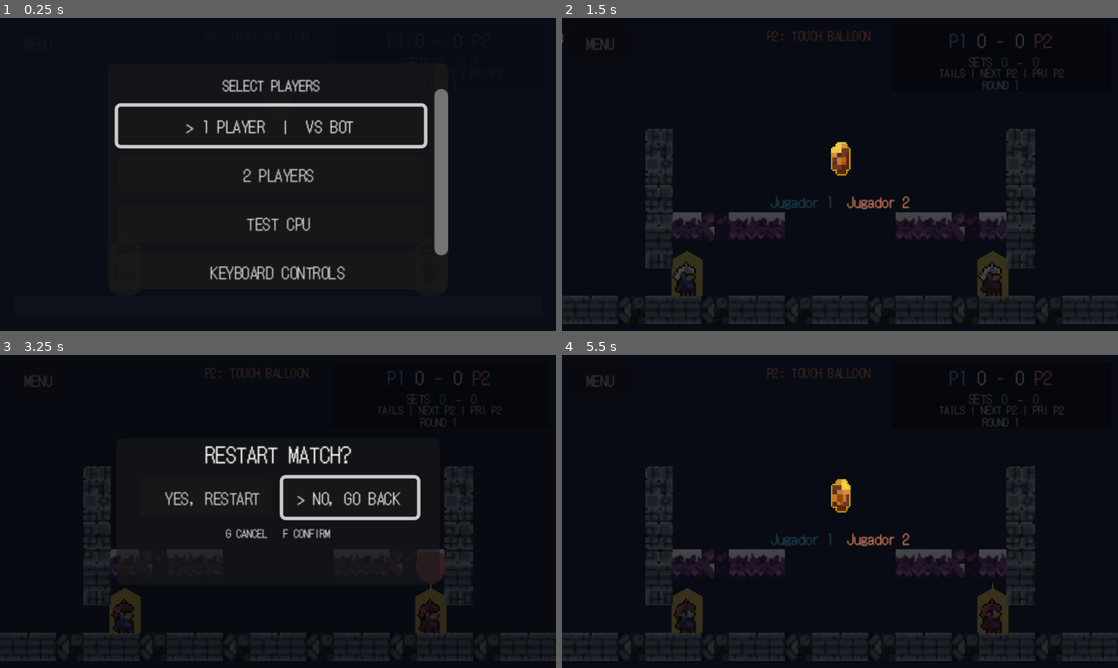
Above: before the commit, frames 1-4 (two rows, left to right).
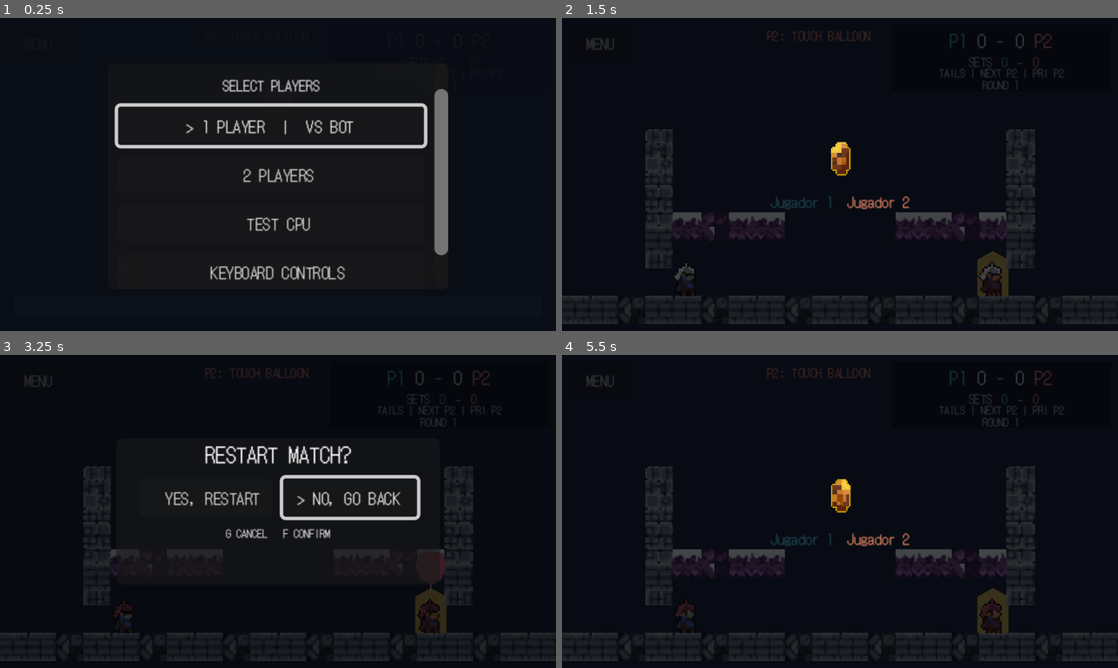
Above: after the commit, the same moments.

Repository: JeissonR115/keepy-uppy
Game: Godot game, scene res://src/scenes/main/main.tscn
Same seed, same stepped clock (60 frames per second), same inputs: the game is played once before the commit and once after it.
Inputs:
- Up to frame 1 (0.25 s): no input
- Up to frame 2 (1.5 s): click "> 1 PLAYER | VS BOT" at 0.5 s; click "Classic Court" at 1.25 s
- Up to frame 3 (3.25 s): click "MENU" at 2 s; click "RESTART" at 2.75 s
- Up to frame 4 (5.5 s): click "YES, RESTART" at 3.5 s; click "> 1 PLAYER | VS BOT" at 4.25 s; click "Classic Court" at 5 s

The runs differ from the first frame. In frame 2, 0.4% of the frame differs, in the area x 0-85%, y 4-90%; in frame 3, 0.4%; in frame 4, 0.4%.

Commit message:
detallitos

Diff:
--- /dev/null
+++ b/assets/sprites/Animations/ballow/balloon_explosion_frames.tres
@@ -0,0 +1,74 @@
+[gd_resource type="SpriteFrames" load_steps=11 format=3]
+
+[ext_resource type="Texture2D" path="res://assets/sprites/Animations/ballow/Free Smoke Fx  Pixel 06.png" id="1_atlas"]
+
+[sub_resource type="AtlasTexture" id="AtlasTexture_0"]
+atlas = ExtResource("1_atlas")
+region = Rect2(192, 0, 64, 64)
+
+[sub_resource type="AtlasTexture" id="AtlasTexture_1"]
+atlas = ExtResource("1_atlas")
+region = Rect2(256, 0, 64, 64)
+
+[sub_resource type="AtlasTexture" id="AtlasTexture_2"]
+atlas = ExtResource("1_atlas")
+region = Rect2(320, 0, 64, 64)
+
+[sub_resource type="AtlasTexture" id="AtlasTexture_3"]
+atlas = ExtResource("1_atlas")
+region = Rect2(384, 0, 64, 64)
+
+[sub_resource type="AtlasTexture" id="AtlasTexture_4"]
+atlas = ExtResource("1_atlas")
+region = Rect2(448, 0, 64, 64)
+
+[sub_resource type="AtlasTexture" id="AtlasTexture_5"]
+atlas = ExtResource("1_atlas")
+region = Rect2(512, 0, 64, 64)
+
+[sub_resource type="AtlasTexture" id="AtlasTexture_6"]
+atlas = ExtResource("1_atlas")
+region = Rect2(576, 0, 64, 64)
+
+[sub_resource type="AtlasTexture" id="AtlasTexture_7"]
+atlas = ExtResource("1_atlas")
+region = Rect2(640, 0, 64, 64)
+
+[sub_resource type="AtlasTexture" id="AtlasTexture_8"]
+atlas = ExtResource("1_atlas")
+region = Rect2(704, 0, 64, 64)
+
+[resource]
+animations = [{
+"frames": [{
+"duration": 1.0,
+"texture": SubResource("AtlasTexture_0")
+}, {
+"duration": 1.0,
+"texture": SubResource("AtlasTexture_1")
+}, {
+"duration": 1.0,
+"texture": SubResource("AtlasTexture_2")
+}, {
+"duration": 1.0,
+"texture": SubResource("AtlasTexture_3")
+}, {
+"duration": 1.0,
+"texture": SubResource("AtlasTexture_4")
+}, {
+"duration": 1.0,
+"texture": SubResource("AtlasTexture_5")
+}, {
+"duration": 1.0,
+"texture": SubResource("AtlasTexture_6")
+}, {
+"duration": 1.0,
+"texture": SubResource("AtlasTexture_7")
+}, {
+"duration": 1.0,
+"texture": SubResource("AtlasTexture_8")
+}],
+"loop": 0,
+"name": &"explode",
+"speed": 12.0
+}]
--- a/src/models/balloon/balloon_controller.gd
+++ b/src/models/balloon/balloon_controller.gd
@@ -35,7 +35,8 @@
 
 @onready var player_contact_area: Area2D = $PlayerContactArea
 @onready var visual: Polygon2D = $Visual
-@onready var ground_burst: Polygon2D = $GroundBurst
+@onready var string_visual: Line2D = $String
+@onready var ground_burst: AnimatedSprite2D = $GroundBurst
 @onready var balloon_collision_shape: CollisionShape2D = $CollisionShape2D
 @onready var player_contact_shape: CollisionShape2D = $PlayerContactArea/CollisionShape2D
 @onready var audio_manager: Node = get_node("/root/AudioManager")
@@ -48,7 +49,6 @@
 var default_visual_color: Color
 var current_turn_color: Color = Color.WHITE
 var impact_tween: Tween
-var burst_tween: Tween
 var player_contact_cooldowns: Dictionary = {}
 var pending_contact_impulses: Dictionary = {}
 var downward_warning_time_left: float = 0.0
@@ -75,6 +75,7 @@
 	body_entered.connect(_on_body_entered)
 	player_contact_area.body_entered.connect(_on_player_contact_area_body_entered)
 	player_contact_area.body_exited.connect(_on_player_contact_area_body_exited)
+	ground_burst.animation_finished.connect(_on_ground_burst_animation_finished)
 
 
 func _physics_process(delta: float) -> void:
@@ -132,8 +133,10 @@
 	clear_downward_warning()
 	if impact_tween != null and impact_tween.is_running():
 		impact_tween.kill()
+	freeze = false
 	visual.color = default_visual_color
 	visual.visible = true
+	string_visual.visible = true
 	balloon_collision_shape.set_deferred("disabled", false)
 	player_contact_area.monitoring = true
 	player_contacts_armed = false
@@ -149,11 +152,9 @@
 	spike_contact_reported = false
 	player_contact_cooldowns.clear()
 	pending_contact_impulses.clear()
-	if burst_tween != null and burst_tween.is_running():
-		burst_tween.kill()
+	ground_burst.stop()
+	ground_burst.frame = 0
 	ground_burst.visible = false
-	ground_burst.scale = Vector2.ONE
-	ground_burst.modulate = Color.WHITE
 
 
 func prepare_for_round() -> void:
@@ -161,8 +162,12 @@
 	if impact_tween != null and impact_tween.is_running():
 		impact_tween.kill()
 	visual.visible = false
+	string_visual.visible = false
 	balloon_collision_shape.set_deferred("disabled", true)
 	player_contact_area.monitoring = false
+	ground_burst.stop()
+	ground_burst.frame = 0
+	ground_burst.visible = false
 	player_contacts_armed = false
 	setup_overlap_player_ids.clear()
 	waiting_for_first_touch = true
@@ -273,10 +278,8 @@
 		and scoring_ground_contact_from_above
 		and not ground_contact_reported
 	):
-		ground_contact_reported = true
-		_play_ground_burst()
-		audio_manager.call("play_gameplay_event", "balloon_explode", global_position)
-		ground_touched.emit()
+		if _begin_balloon_impact():
+			ground_touched.emit()
 
 
 func apply_trampoline_bounce() -> void:
@@ -285,30 +288,40 @@
 
 
 func explode_on_spikes() -> void:
-	if not player_contacts_armed or spike_contact_reported:
+	if not player_contacts_armed or spike_contact_reported or ground_contact_reported:
+		return
+	if not _begin_balloon_impact():
 		return
 	spike_contact_reported = true
+	spikes_touched.emit()
+
+
+func _begin_balloon_impact() -> bool:
+	if ground_contact_reported:
+		return false
 	ground_contact_reported = true
 	disarm_player_contacts()
 	balloon_collision_shape.set_deferred("disabled", true)
 	visual.visible = false
+	string_visual.visible = false
+	linear_velocity = Vector2.ZERO
+	angular_velocity = 0.0
+	gravity_scale = 0.0
+	set_deferred("freeze", true)
 	_play_ground_burst()
 	audio_manager.call("play_gameplay_event", "balloon_explode", global_position)
-	spikes_touched.emit()
+	return true
 
 
 func _play_ground_burst() -> void:
-	if burst_tween != null and burst_tween.is_running():
-		burst_tween.kill()
+	ground_burst.stop()
+	ground_burst.frame = 0
 	ground_burst.visible = true
-	ground_burst.scale = Vector2(0.25, 0.25)
-	ground_burst.modulate = Color.WHITE
-	burst_tween = create_tween()
-	burst_tween.set_parallel(true)
-	burst_tween.tween_property(ground_burst, "scale", Vector2(1.5, 1.5), 0.24)
-	burst_tween.tween_property(ground_burst, "modulate:a", 0.0, 0.24)
-	burst_tween.set_parallel(false)
-	burst_tween.tween_callback(func() -> void: ground_burst.visible = false)
+	ground_burst.play("explode")
+
+
+func _on_ground_burst_animation_finished() -> void:
+	ground_burst.visible = false
 
 
 func show_contact_pixel(world_position: Vector2) -> void:
--- a/src/models/balloon/balloon_placeholder.tscn
+++ b/src/models/balloon/balloon_placeholder.tscn
@@ -1,6 +1,7 @@
 [gd_scene format=3 uid="uid://dn4srepj42unf"]
 
 [ext_resource type="Script" uid="uid://dey8rns3rkrw0" path="res://src/models/balloon/balloon_controller.gd" id="1_balloon_controller"]
+[ext_resource type="SpriteFrames" path="res://assets/sprites/Animations/ballow/balloon_explosion_frames.tres" id="2_explosion_frames"]
 
 [sub_resource type="PhysicsMaterial" id="PhysicsMaterial_balloon"]
 friction = 0.3
@@ -27,11 +28,12 @@
 color = Color(0.972549, 0.443137, 0.482353, 1)
 polygon = PackedVector2Array(0, -9, 7, -8, 9, 0, 6, 7, 0, 10, -6, 7, -9, 0, -7, -8)
 
-[node name="GroundBurst" type="Polygon2D" parent="." unique_id=160337997]
+[node name="GroundBurst" type="AnimatedSprite2D" parent="." unique_id=160337997]
 visible = false
 z_index = 2
-color = Color(1, 0.843137, 0.372549, 1)
-polygon = PackedVector2Array(0, -14, 3, -6, 10, -10, 7, -3, 14, 0, 7, 3, 10, 10, 3, 6, 0, 14, -3, 6, -10, 10, -7, 3, -14, 0, -7, -3, -10, -10, -3, -7)
+sprite_frames = ExtResource("2_explosion_frames")
+animation = &"explode"
+frame = 0
 
 [node name="CollisionShape2D" type="CollisionShape2D" parent="." unique_id=1011081987]
 shape = SubResource("CircleShape2D_balloon")
--- a/src/models/player/player_controller.gd
+++ b/src/models/player/player_controller.gd
@@ -142,7 +142,7 @@
 	if not can_accept_gameplay_input:
 		horizontal_input = 0.0
 
-	if not is_zero_approx(horizontal_input):
+	if movement_state != MovementState.CLIMB and not is_zero_approx(horizontal_input):
 		facing_direction = Vector2.RIGHT if horizontal_input > 0.0 else Vector2.LEFT
 
 	if movement_state == MovementState.DASH and dash_freeze_timer > 0.0:
@@ -234,6 +234,7 @@
 		if jump_buffer_timer > 0.0 and wall_jump_direction != 0.0:
 			ClimbTechniques.perform_wall_jump(self, MovementConstants, wall_jump_direction, true)
 			wall_jump_started = true
+			grounded = false
 		elif not grab_held or climb_wall_direction == 0.0 or climb_stamina <= 0.0:
 			movement_state = MovementState.NORMAL
 		else:
@@ -244,7 +245,11 @@
 				delta
 			)
 	elif movement_state == MovementState.NORMAL:
-		if grab_held and climb_wall_direction != 0.0 and climb_stamina > 0.0:
+		if jump_buffer_timer > 0.0 and wall_jump_direction != 0.0:
+			ClimbTechniques.perform_wall_jump(self, MovementConstants, wall_jump_direction, false)
+			wall_jump_started = true
+			grounded = false
+		elif grab_held and climb_wall_direction != 0.0 and climb_stamina > 0.0:
 			movement_state = MovementState.CLIMB
 			ClimbTechniques.update_climb_state(
 				self,
@@ -252,9 +257,6 @@
 				input_reader.vertical_intent(bot_enabled, bot_active, cpu_intents.down),
 				delta
 			)
-		elif jump_buffer_timer > 0.0 and wall_jump_direction != 0.0:
-			ClimbTechniques.perform_wall_jump(self, MovementConstants, wall_jump_direction, false)
-			wall_jump_started = true
 
 	if force_move_timer > 0.0:
 		horizontal_input = force_move_x
--- a/src/models/player/player_placeholder.tscn
+++ b/src/models/player/player_placeholder.tscn
@@ -21,6 +21,7 @@
 visual_profile = ExtResource("7_profile")
 
 [node name="PriorityIndicator" type="Polygon2D" parent="." unique_id=441771129]
+visible = false
 z_index = -1
 color = Color(1, 0.839216, 0.317647, 0.8)
 polygon = PackedVector2Array(-9, -13, 0, -18, 9, -13, 9, 13, 0, 18, -9, 13)
--- a/tests/test_balloon_burst.gd
+++ b/tests/test_balloon_burst.gd
@@ -1,8 +1,19 @@
 extends SceneTree
+
+var ground_touch_count: int = 0
+var spike_touch_count: int = 0
 
 
 func _initialize() -> void:
 	call_deferred("_run_test")
+
+
+func _on_ground_touched() -> void:
+	ground_touch_count += 1
+
+
+func _on_spikes_touched() -> void:
+	spike_touch_count += 1
 
 
 func _expect(condition: bool, message: String) -> bool:
@@ -27,7 +38,32 @@
 	var arena: Node = main_scene.get_node("Arena")
 	var balloon: RigidBody2D = arena.get_node("Balloon")
 	var manager: Node = arena.get_node("MatchManager")
-	manager.round_intermission = 0.5
+	balloon.ground_touched.connect(_on_ground_touched)
+	balloon.spikes_touched.connect(_on_spikes_touched)
+	var explosion := balloon.get_node("GroundBurst") as AnimatedSprite2D
+	var explosion_frames := explosion.sprite_frames
+	if not _expect(
+		explosion_frames.has_animation("explode")
+		and explosion_frames.get_frame_count("explode") == 9
+		and not explosion_frames.get_animation_loop("explode")
+		and is_equal_approx(explosion_frames.get_animation_speed("explode"), 12.0),
+		"Balloon explosion animation is missing, looping, or has the wrong frame count/speed."
+	):
+		return
+	for frame_index in explosion_frames.get_frame_count("explode"):
+		var frame_texture := explosion_frames.get_frame_texture(
+			"explode", frame_index
+		) as AtlasTexture
+		var expected_region := Rect2(192 + frame_index * 64, 0, 64, 64)
+		if not _expect(
+			frame_texture != null
+			and frame_texture.region == expected_region
+			and frame_texture.get_size() == Vector2(64, 64),
+			"Explosion frame %s did not use the expected 64x64 atlas region." % frame_index
+		):
+			return
+
+	manager.round_intermission = 1.0
 	balloon.get_node("PlayerContactArea").monitoring = false
 	manager.set_next_server(arena.get_node("Player1"))
 	manager.last_valid_toucher = arena.get_node("Player2")
@@ -37,30 +73,115 @@
 		if balloon.ground_contact_reported:
 			break
 		await physics_frame
-	if not _expect(balloon.ground_contact_reported and balloon.ground_burst.visible, "Scoring-floor contact did not show the balloon burst."):
+	if not _expect(
+		balloon.ground_contact_reported
+		and explosion.visible
+		and not balloon.visual.visible
+		and not balloon.get_node("String").visible
+		and is_zero_approx(balloon.linear_velocity.length()),
+		"Scoring-floor contact did not immediately hide and stop the balloon while showing the explosion."
+	):
 		return
 	await process_frame
 	if not _expect(
 		manager.match_state == manager.MatchState.ROUND_OVER
-		and manager.player_2_score == 1,
+		and manager.player_2_score == 1
+		and ground_touch_count == 1
+		and balloon.freeze
+		and (balloon.get_node("CollisionShape2D") as CollisionShape2D).disabled
+		and not (balloon.get_node("PlayerContactArea") as Area2D).monitoring,
 		"The burst delayed floor scoring or failed to end the point."
 	):
 		return
-	balloon._on_body_entered(arena.get_node("ScoringGround"))
-	await create_timer(0.28).timeout
+	var scoring_ground: Node = get_first_node_in_group("scoring_ground")
+	if not _expect(scoring_ground != null, "The active level has no scoring ground."):
+		return
+	balloon._on_body_entered(scoring_ground)
 	if not _expect(
-		manager.player_2_score == 1 and not balloon.ground_burst.visible,
+		ground_touch_count == 1 and explosion.is_playing(),
+		"Repeated floor contact emitted another event or restarted the explosion."
+	):
+		return
+	await explosion.animation_finished
+	if not _expect(
+		manager.player_2_score == 1
+		and ground_touch_count == 1
+		and not explosion.visible,
 		"Repeated floor contact scored twice or the burst did not finish."
 	):
 		return
-	await create_timer(0.28).timeout
+	for _frame in range(90):
+		if manager.match_state == manager.MatchState.ACTIVE and not balloon.ground_contact_reported:
+			break
+		await physics_frame
 	if not _expect(
 		manager.match_state == manager.MatchState.ACTIVE
 		and not balloon.ground_contact_reported
-		and not balloon.ground_burst.visible,
+		and not explosion.visible
+		and not balloon.freeze
+		and balloon.visual.visible
+		and balloon.get_node("String").visible
+		and not (balloon.get_node("CollisionShape2D") as CollisionShape2D).disabled,
 		"The burst or ground-contact guard did not reset for the next point."
 	):
 		return
 
-	print("Single floor burst, immediate scoring, duplicate suppression, and next-point reset verified.")
+	balloon.arm_for_serve()
+	balloon.linear_velocity = Vector2(30.0, 40.0)
+	balloon.explode_on_spikes()
+	if not _expect(
+		spike_touch_count == 1
+		and ground_touch_count == 1
+		and balloon.spike_contact_reported
+		and balloon.ground_contact_reported
+		and not balloon.visual.visible
+		and not balloon.get_node("String").visible
+		and explosion.visible
+		and is_zero_approx(balloon.linear_velocity.length()),
+		"Spike impact did not hide and stop the balloon while playing the shared explosion."
+	):
+		return
+	await process_frame
+	if not _expect(
+		balloon.freeze
+		and (balloon.get_node("CollisionShape2D") as CollisionShape2D).disabled
+		and not (balloon.get_node("PlayerContactArea") as Area2D).monitoring,
+		"Spike impact did not disable balloon collision and player contacts."
+	):
+		return
+	for _frame in range(7):
+		await physics_frame
+	var frame_before_duplicate := explosion.frame
+	balloon.explode_on_spikes()
+	if not _expect(
+		spike_touch_count == 1
+		and ground_touch_count == 1
+		and explosion.frame == frame_before_duplicate,
+		"Repeated spike contact emitted another event or restarted the explosion."
+	):
+		return
+	await explosion.animation_finished
+	if not _expect(
+		not explosion.visible and spike_touch_count == 1 and ground_touch_count == 1,
+		"The shared spike explosion did not finish exactly once."
+	):
+		return
+	for _frame in range(90):
+		if manager.match_state == manager.MatchState.ACTIVE and not balloon.ground_contact_reported:
+			break
+		await physics_frame
+	if not _expect(
+		manager.match_state == manager.MatchState.ACTIVE
+		and not balloon.ground_contact_reported
+		and not balloon.spike_contact_reported
+		and not balloon.freeze
+		and balloon.visual.visible
+		and balloon.get_node("String").visible
+		and not (balloon.get_node("CollisionShape2D") as CollisionShape2D).disabled
+		and not explosion.visible,
+		"Spike impact state was not cleared when the next round reset."
+	):
+		return
+
+	print("Shared floor/spike explosion, immediate hiding, duplicate suppression, and reset verified.")
 	quit()
--- a/tests/test_player_wall_climb.gd
+++ b/tests/test_player_wall_climb.gd
@@ -27,6 +27,8 @@
 	main_scene.get_node("PlayerCountMenu")._select_level("classic")
 
 	var arena: Node = main_scene.get_node("Arena")
+	var balloon: BalloonController = arena.get_node("Balloon")
+	balloon.prepare_for_round()
 	var player_1: CharacterBody2D = arena.get_node("Player1")
 	var player_2: CharacterBody2D = main_scene.get_node("Arena/Player2")
 	var climb_wall := StaticBody2D.new()
@@ -212,7 +214,15 @@
 		player_1.movement_state == PlayerController.MovementState.NORMAL
 		and upward_climb_ticks >= 141
 		and upward_climb_ticks <= 150,
-		"Upward climbing duration did not match the approximately 2.4 second stamina budget."
+		"Upward climbing duration did not match the approximately 2.4 second stamina budget: ticks=%s state=%s stamina=%s velocity=%s position=%s wall=%s grab=%s." % [
+			upward_climb_ticks,
+			player_1.movement_state,
+			player_1.climb_stamina,
+			player_1.velocity,
+			player_1.global_position,
+			player_1._climbable_wall_direction_within(MovementConstants.CLIMB_CHECK_DIST),
+			Input.is_action_pressed("player_1_grab"),
+		]
 	):
 		return
 	Input.action_release("player_1_grab")
@@ -239,5 +249,96 @@
 		"Stationary climbing duration did not match the approximately 11 second stamina budget."
 	):
 		return
-	print('Wall slide/jump, climb stamina, corner correction, and stamina endurance verified.')
+
+	Input.action_release("player_1_left")
+	Input.action_release("player_1_right")
+	player_1.reset_for_round(Vector2(14, 152))
+	for _frame in range(2):
+		await physics_frame
+	Input.action_press("player_1_left")
+	for _frame in range(8):
+		await physics_frame
+	if not _expect(
+		player_1.is_on_floor()
+		and player_1.global_position.x >= 11.0
+		and player_1.velocity.x <= 0.0,
+		"Grounded wall contact caused a passive rebound or failed to stop at the wall."
+	):
+		return
+	Input.action_release("player_1_left")
+	Input.action_press("player_1_grab")
+	Input.action_press("player_1_jump")
+	for _frame in range(3):
+		await physics_frame
+		if player_1.velocity.x > 0.0:
+			break
+	if not _expect(
+		not player_1.is_on_floor()
+		and player_1.movement_state == PlayerController.MovementState.NORMAL
+		and is_equal_approx(player_1.velocity.x, MovementConstants.WALL_JUMP_H)
+		and is_equal_approx(player_1.velocity.y, MovementConstants.JUMP_SPEED),
+		"Grounded wall jump failed: state=%s velocity=%s floor=%s position=%s wall_direction=%s jump_buffer=%s." % [
+			player_1.movement_state,
+			player_1.velocity,
+			player_1.is_on_floor(),
+			player_1.global_position,
+			player_1._wall_direction_within(MovementConstants.WALL_CHECK_DIST),
+			player_1.jump_buffer_timer,
+		]
+	):
+		return
+	Input.action_release("player_1_jump")
+	Input.action_release("player_1_grab")
+
+	player_1.reset_for_round(Vector2(14, 80))
+	for _frame in range(2):
+		await physics_frame
+	Input.action_press("player_1_grab")
+	for _frame in range(3):
+		await physics_frame
+		if player_1.movement_state == PlayerController.MovementState.CLIMB:
+			break
+	if not _expect(
+		player_1.movement_state == PlayerController.MovementState.CLIMB,
+		"Grab did not enter climb for the facing-lock regression."
+	):
+		return
+	var facing_before_climb: Vector2 = player_1.facing_direction
+	var opposite_horizontal_action := (
+		"player_1_left"
+		if facing_before_climb.x > 0.0
+		else "player_1_right"
+	)
+	Input.action_press(opposite_horizontal_action)
+	await physics_frame
+	if not _expect(
+		player_1.movement_state == PlayerController.MovementState.CLIMB
+		and player_1.facing_direction == facing_before_climb
+		and player_1.visual.flip_h == (facing_before_climb.x < 0.0),
+		"Opposite horizontal input flipped the player while climbing."
+	):
+		return
+	Input.action_press("player_1_jump")
+	for _frame in range(3):
+		await physics_frame
+		if player_1.movement_state != PlayerController.MovementState.CLIMB:
+			break
+	if not _expect(
+		player_1.movement_state == PlayerController.MovementState.NORMAL
+		and player_1.facing_direction == facing_before_climb,
+		"Facing changed before the player left the climbing state."
+	):
+		return
+	Input.action_release("player_1_grab")
+	Input.action_release("player_1_jump")
+	await physics_frame
+	if not _expect(
+		player_1.facing_direction.x == -facing_before_climb.x
+		and player_1.visual.flip_h == (player_1.facing_direction.x < 0.0),
+		"Facing did not respond to horizontal input after leaving the climbing state."
+	):
+		return
+	Input.action_release(opposite_horizontal_action)
+
+	print('Grounded wall jump, climb facing lock, wall slide, stamina, and corner correction verified.')
 	quit()
Not shown, added: openspec/changes/wall-climb-and-balloon-explosions/.openspec.yaml
Not shown, added: openspec/changes/wall-climb-and-balloon-explosions/design.md
Not shown, added: openspec/changes/wall-climb-and-balloon-explosions/proposal.md
Not shown, added: openspec/changes/wall-climb-and-balloon-explosions/specs/balloon-interaction/spec.md
Not shown, added: openspec/changes/wall-climb-and-balloon-explosions/specs/pixel-art-presentation/spec.md
Not shown, added: openspec/changes/wall-climb-and-balloon-explosions/specs/player-control/spec.md
Not shown, added: openspec/changes/wall-climb-and-balloon-explosions/tasks.md
